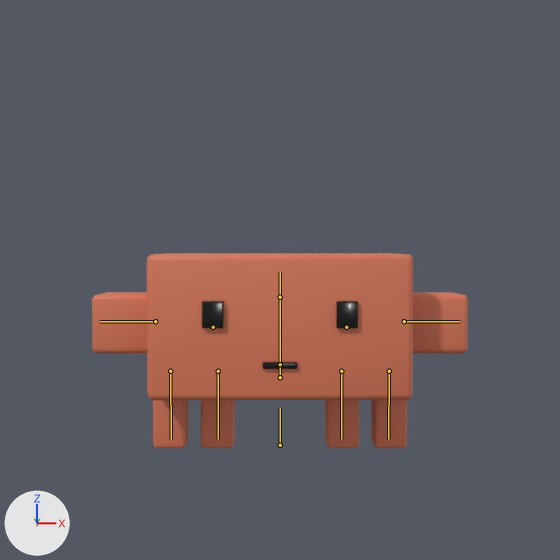
What one commit did to the Blender file agentoon-video/assets/claude-mascot/claude_mascot.blend.
Rendered twice from the file's camera 'Cam'. The axes (+X, +Y, +Z) are drawn at lower left. The lights are the same throughout. The older version comes first. The bones that bend it are drawn over the model as lines.

In view in the first picture: 'ArmL', 'ArmR', 'Body', 'EyeL', 'EyeR', 'Leg0', 'Leg1', 'Leg2', 'Leg3', 'Mouth'.
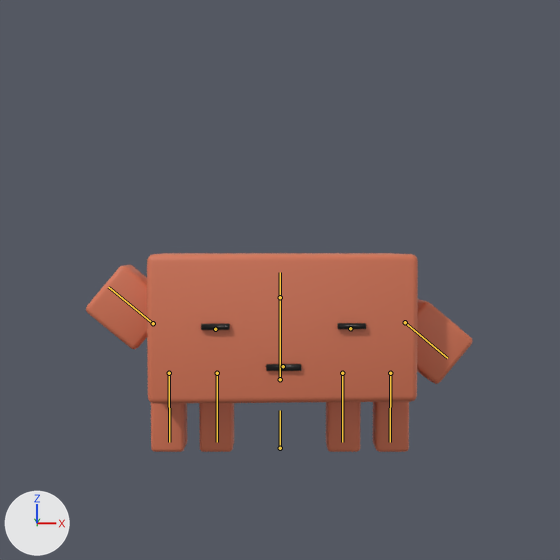
The newer file adds an action. The first version stands in its rest pose; the second is drawn at frame 3 of the action 'LAUGH'.

The edits, one by one:
Bone 'root' (bone_root) moves from (0.0, 0.0, 0.0) to (0.0, 0.0, 0.116).
Bone 'body' (bone_body) turns from (0, 0, 0) to (0, 3, 0) degrees about its own x, y and z.
Bone 'armL' (bone_arml) turns from (0, 0, 0) to (40, 0, 0) degrees about its own x, y and z.
Bone 'armR' (bone_armr) turns from (0, 0, 0) to (-40, 0, 0) degrees about its own x, y and z.
Bone 'eyeL' (bone_eyel) is rescaled from (1.0, 1.0, 1.0) to (1.3, 1.0, 0.22).
Bone 'eyeR' (bone_eyer) is rescaled from (1.0, 1.0, 1.0) to (1.3, 1.0, 0.22).

What differs and where, as boxes [x1, y1, x2, y2] in the pictures (560 x 560 px):
'Body', posed: before [147, 253, 413, 400]; after [147, 253, 418, 404]
'ArmR', posed: before [413, 292, 468, 353]; after [417, 299, 473, 384]
'ArmL', posed: before [92, 292, 147, 353]; after [86, 265, 147, 349]
'Leg3', posed: before [371, 400, 407, 448]; after [373, 402, 409, 452]
'Leg0', posed: before [153, 400, 189, 448]; after [151, 403, 187, 452]
'Leg2', posed: before [325, 400, 359, 448]; after [326, 402, 361, 452]
'Leg1', posed: before [201, 400, 235, 448]; after [199, 403, 234, 452]
'EyeL', posed: before [202, 301, 224, 328]; after [201, 323, 230, 330]
'EyeR', posed (30% wider, 75% shorter): before [336, 301, 358, 328]; after [337, 323, 366, 329]
'Mouth', posed: before [263, 362, 297, 369]; after [266, 364, 302, 371]
bone 'root', root to tip: before (280, 445) to (280, 408); after (280, 448) to (280, 410)
bone 'body', root to tip: before (280, 377) to (280, 272); after (280, 379) to (280, 272)
bone 'armL', root to tip: before (155, 321) to (99, 321); after (153, 323) to (108, 287)
bone 'armR', root to tip: before (404, 321) to (460, 321); after (405, 322) to (447, 358)
bone 'eyeL', root to tip: before (213, 327) to (212, 328); after (215, 329) to (215, 330)
bone 'eyeR', root to tip: before (346, 327) to (347, 328); after (350, 328) to (352, 329)
